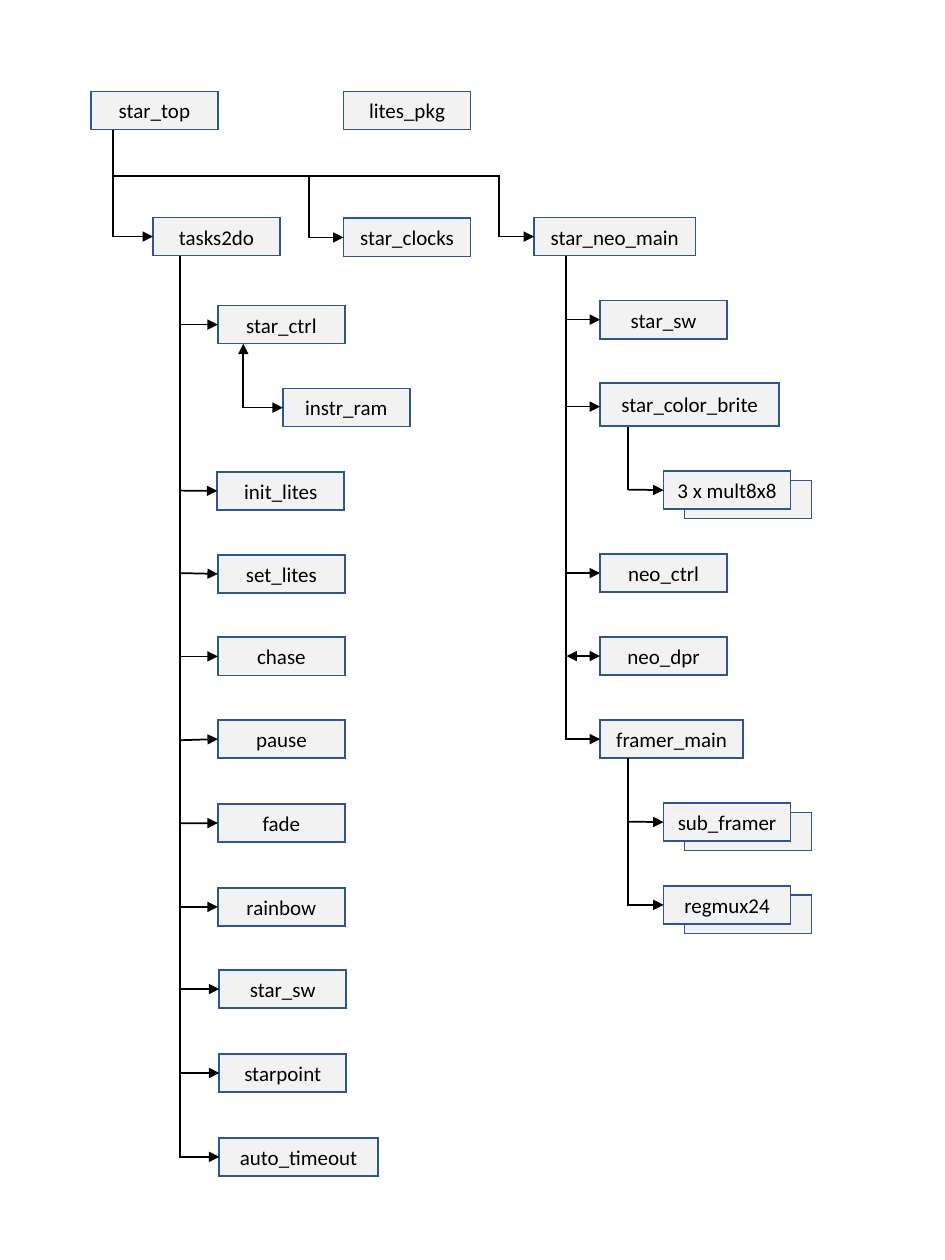
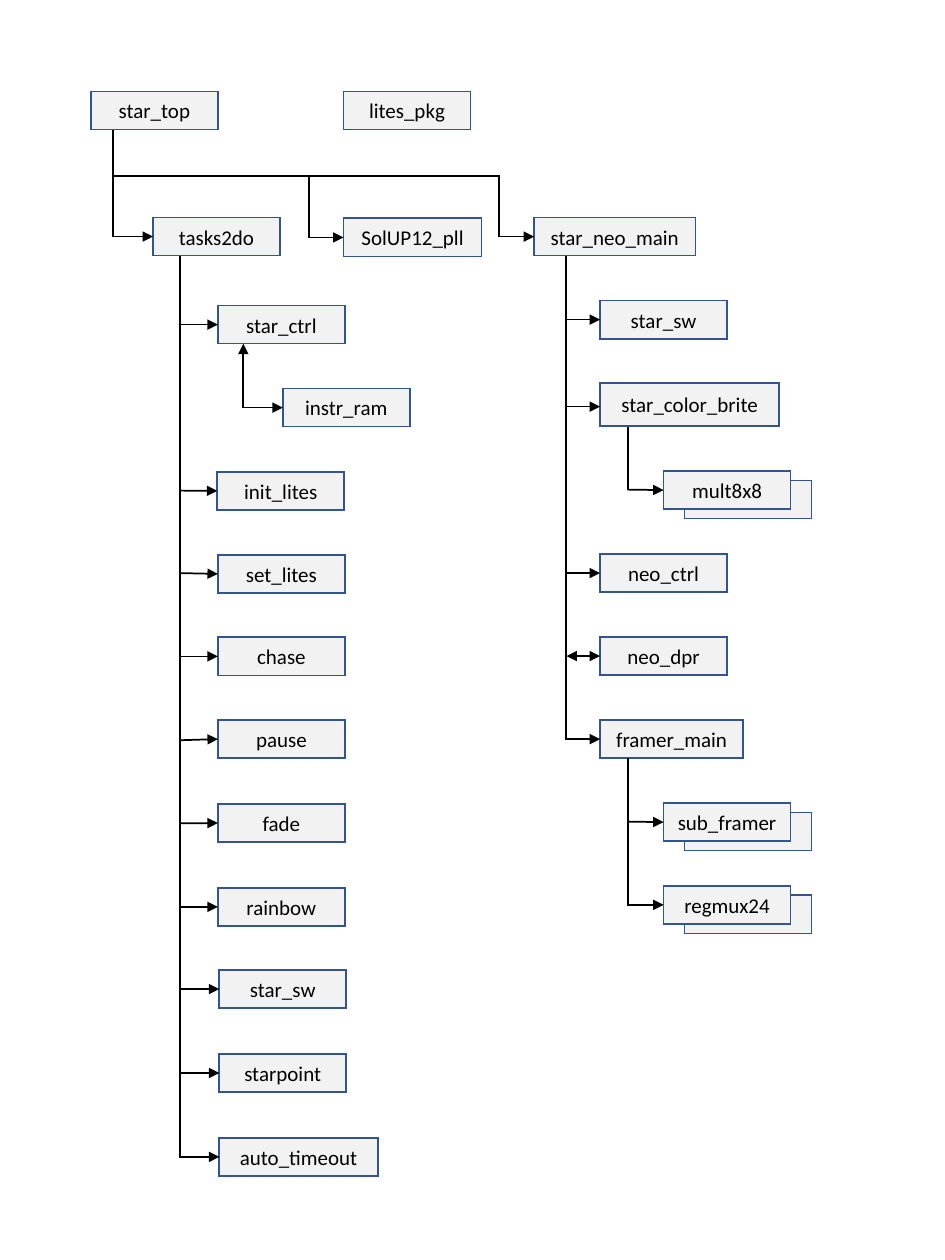
Before and after one commit to ggrummer/Starlite, a slide deck: slide 1 of Documents/starlite_blocks_UP.pptx. Drawn at 945x1260 pixels with LibreOffice and Linux fonts; fonts in the diff are those of the drawing. Boxes give left, top, right and bottom in pixels: in the first picture for what was removed or moved away, otherwise in the second. Text is boxed around its words. In the diff, an @@ line names an element or a change of style, - is before the commit and + after.

```diff
--- a/Documents/starlite_blocks_UP.pptx
+++ b/Documents/starlite_blocks_UP.pptx
@@ rectangle "SolUP12_pll": place and size @@
-rectangle "SolUP12_pll" at box(344, 218, 471, 256)
+rectangle "SolUP12_pll" at box(344, 218, 483, 256)
@@ text in rectangle at box(361, 230, 463, 249): text changed @@
-star_clocks
+SolUP12_pll
@@ text in rectangle at box(692, 483, 762, 498): text changed @@
-3 x mult8x8
+mult8x8
```
Also in this commit, not shown: 3 other files.
